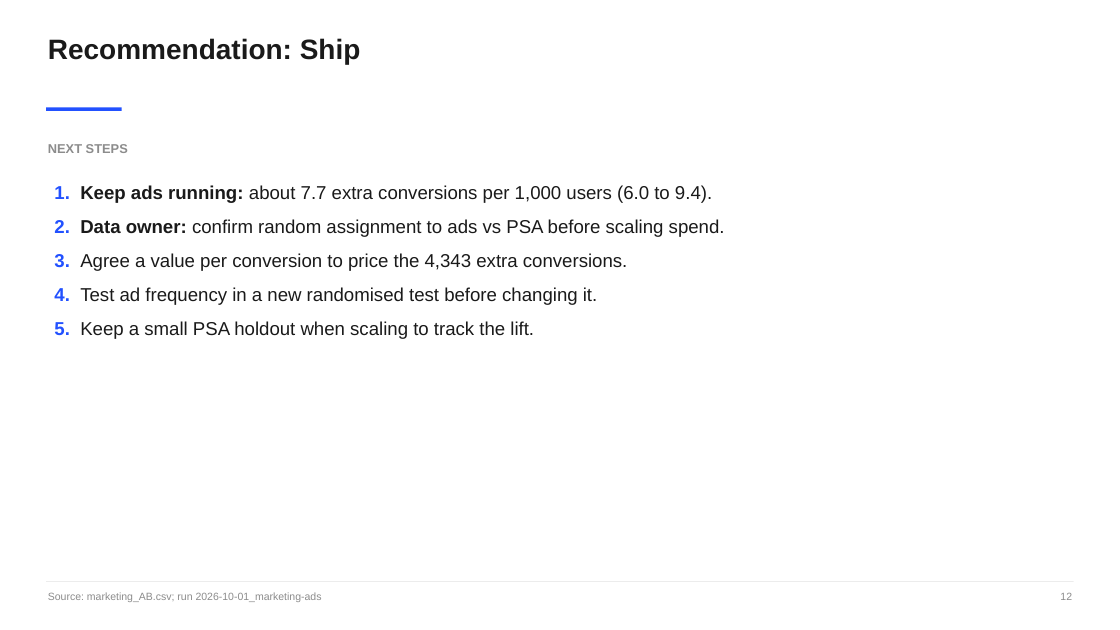
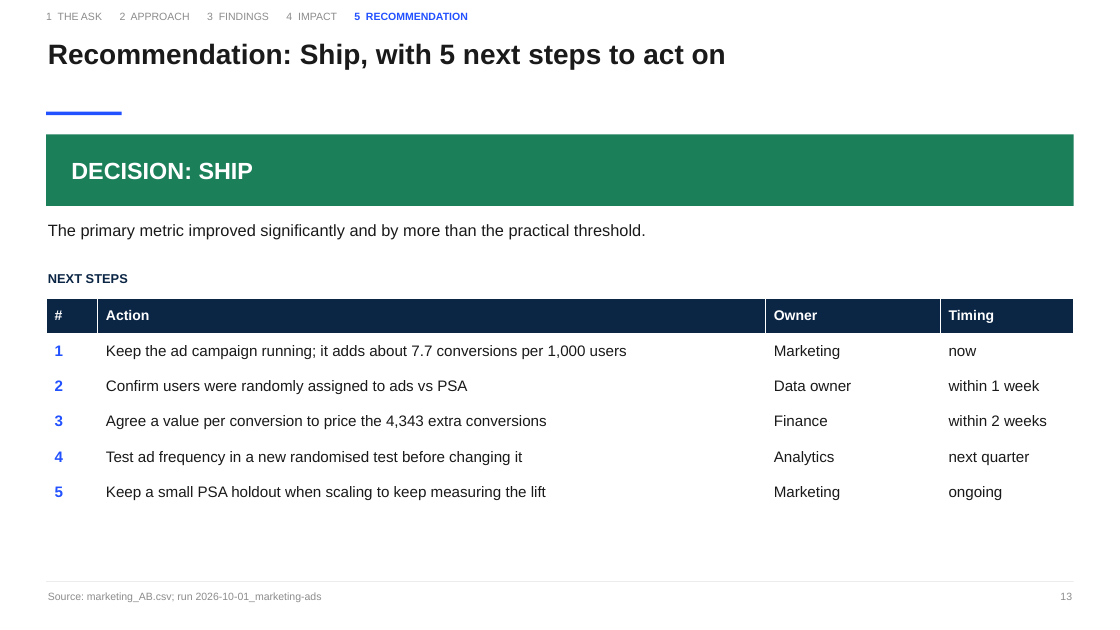
Before and after one commit to rohittiwari001/A-B-Testing-using-Claude-Code, a slide deck: slide 13 of runs/2026-10-01_marketing-ads/deck.pptx (slide 12 before the commit). Drawn at 1120x630 pixels with LibreOffice and Linux fonts; fonts in the diff are those of the drawing. Boxes give left, top, right and bottom in pixels: in the first picture for what was removed or moved away, otherwise in the second. Text is boxed around its words. In the diff, an @@ line names an element or a change of style, - is before the commit and + after.

```diff
--- a/runs/2026-10-01_marketing-ads/deck.pptx
+++ b/runs/2026-10-01_marketing-ads/deck.pptx
@@ text added at (x1=46, y1=12, x2=468, y2=20), 9 pt, text #8C8C8C @@
+1 THE ASK 2 APPROACH 3 FINDINGS 4 IMPACT 5 RECOMMENDATION
@@ text at (x1=48, y1=43, x2=726, y2=70): text changed @@
-Recommendation: Ship
+Recommendation: Ship, with 5 next steps to act on
@@ rectangle moved from (x1=46, y1=108, x2=122, y2=111) to (x1=46, y1=112, x2=122, y2=115) @@
@@ rectangle added at (x1=46, y1=134, x2=1074, y2=206), fill #1B7F5A, 20 pt, text #FFFFFF, bold @@
+DECISION: SHIP
@@ text removed at (x1=54, y1=185, x2=725, y2=339) @@
-1. Keep ads running: about 7.7 extra conversions per 1,000 users (6.0 to 9.4).
-2. Data owner: confirm random assignment to ads vs PSA before scaling spend.
-3. Agree a value per conversion to price the 4,343 extra conversions.
-4. Test ad frequency in a new randomised test before changing it.
-5. Keep a small PSA holdout when scaling to track the lift.
@@ text added at (x1=48, y1=224, x2=646, y2=240), 14 pt, text #1A1A1A @@
+The primary metric improved significantly and by more than the practical threshold.
@@ text "NEXT STEPS" moved from (x1=48, y1=144, x2=128, y2=153) to (x1=48, y1=274, x2=128, y2=283) @@
@@ text "NEXT STEPS" at (x1=48, y1=274, x2=128, y2=283): text colour #8C8C8C to #0B2545 @@
@@ table added at (x1=46, y1=298, x2=1074, y2=510), 6 rows, 4 columns @@
+# | Action | Owner | Timing
+1 | Keep the ad campaign running; it adds about 7.7 conversions per 1,000 users | Marketing | now
+2 | Confirm users were randomly assigned to ads vs PSA | Data owner | within 1 week
+3 | Agree a value per conversion to price the 4,343 extra conversions | Finance | within 2 weeks
+4 | Test ad frequency in a new randomised test before changing it | Analytics | next quarter
+5 | Keep a small PSA holdout when scaling to keep measuring the lift | Marketing | ongoing
```
Also in this commit, not shown: 12 other slides changed, 4 slides added, 1 slide removed, 2 other files.
